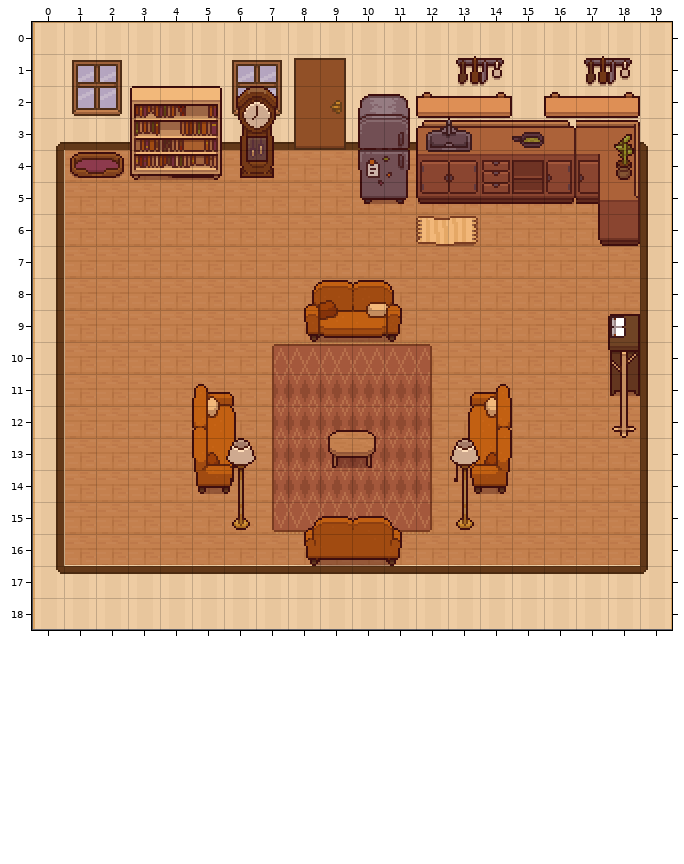
Tiled map (JSON): public/assets/Tiled/Sala.tmj. The picture above is the old version.
Cells are 16x16 px. Shown: x 0..19, y 0..18.
The result:
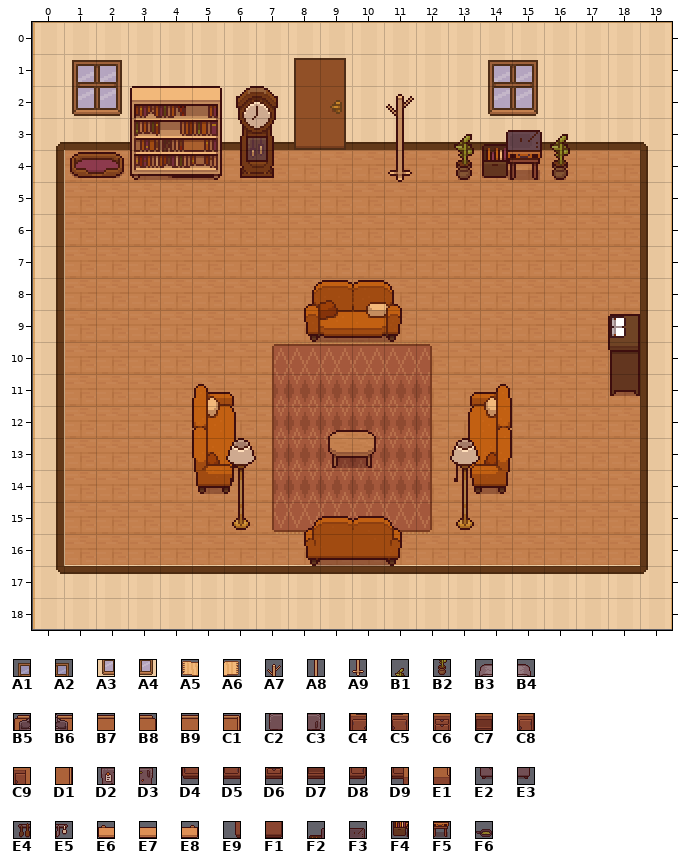
Key: from "TopDownHouse_DoorsAndWindows": A1 150, A2 151, A3 168, A4 169; from "TopDownHouse_FurnitureState1": A5 34, A6 35, A7 94, A8 107, A9 120, B1 130, B2 143, B3 158, B4 159, B5 162, B6 163, B7 164, B8 166, B9 167, C1 168, C2 171, C3 172, C4 175, C5 176, C6 177, C7 178, C8 179, C9 180, D1 181, D2 184, D3 185, D4 188, D5 189, D6 190, D7 191, D8 192, D9 193, E1 194, E2 197, E3 198, E4 199, E5 200, E6 203, E7 204, E8 205, E9 206, F1 207, F2 219, F3 220, F4 232, F5 233; from "TopDownHouse_SmallItems": F6 47.
__ is an empty cell, .. an unchanged one.
See-through tiles are keyed as they look on the map.
The exact change:
--- layer "Intransponivel"
@@ x 6..18 @@
- 1 A1 A2 .. .. .. .. .. .. __ __ .. .. ..
- 2 A3 A4 .. .. B3 B4 E6 E7 E8 __ E6 E7 E8
- 3 .. .. .. .. C2 C3 B5 B6 B7 B7 B8 B9 C1
- 4 .. .. .. .. D2 D3 C4 C5 C6 C7 C8 C9 D1
- 5 .. .. .. .. E2 E3 D4 D5 D6 D7 D8 D9 E1
- 6 .. .. .. .. .. .. .. .. .. .. .. E9 F1
+ 1 __ __ .. .. .. .. .. .. A1 A2 .. .. ..
+ 2 __ __ .. .. __ __ __ __ A3 A4 __ __ __
+ 3 .. .. .. .. __ __ __ __ F2 F3 __ __ __
+ 4 .. .. .. .. __ __ __ __ F4 F5 __ __ __
+ 5 .. .. .. .. __ __ __ __ __ __ __ __ __
+ 6 .. .. .. .. .. .. .. .. .. .. .. __ __
--- layer "Transponivel"
@@ x 12..13 @@
- 6 A5 A6
+ 6 __ __
--- layer "Intransponivel 2"
@@ x 11..18 @@
- 1 .. .. E4 E5 .. .. E4 E5
- 2 __ .. .. .. .. .. .. ..
- 3 __ .. __ .. F6 __ .. B1
- 4 __ .. __ .. .. __ .. B2
+ 1 .. .. __ __ .. .. __ __
+ 2 A7 .. .. .. .. .. .. ..
+ 3 A8 .. B1 .. __ B1 .. __
+ 4 A9 .. B2 .. .. B2 .. __
@@ x 18..18 @@
-10 A7
-11 A8
-12 A9
+10 __
+11 __
+12 __
